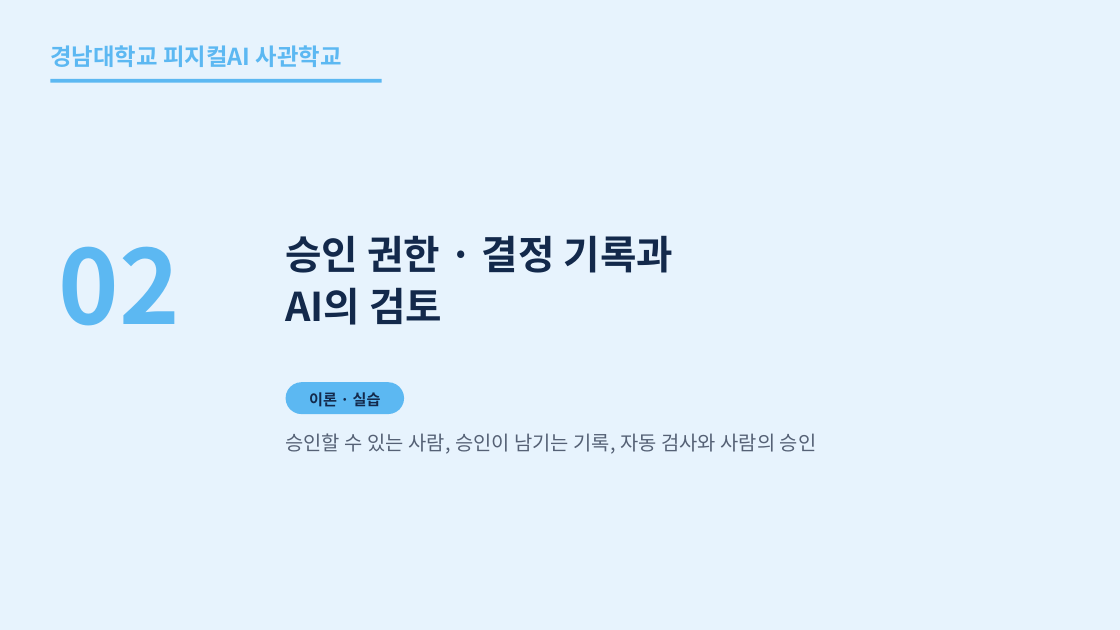
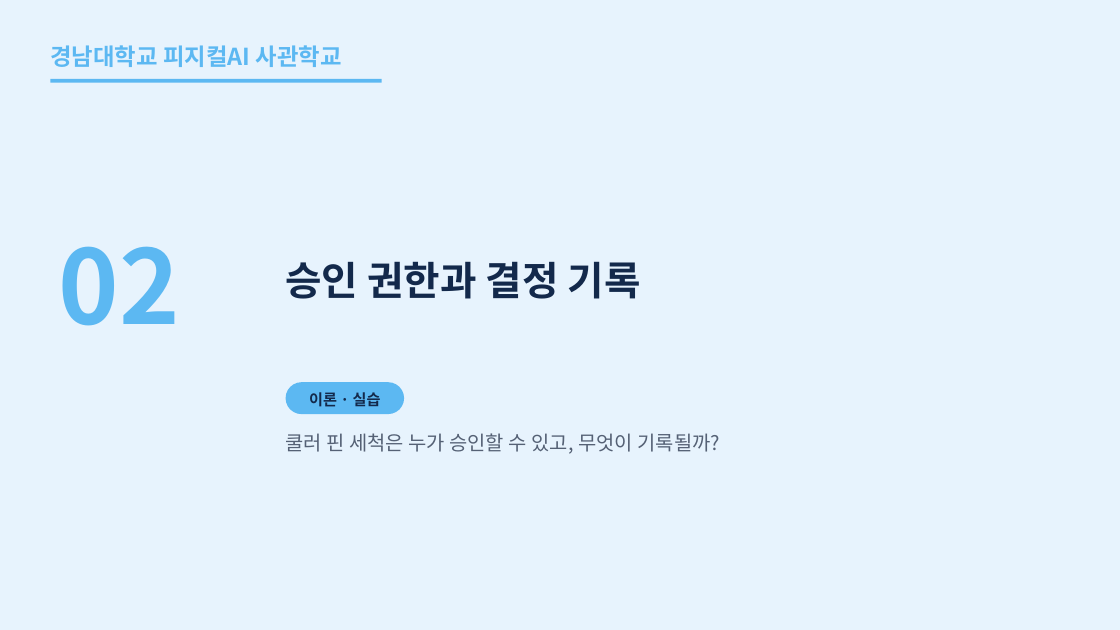
Before and after one commit to uengine-oss/hyd-iot-edu, a slide deck: slide 14 of workspace/강의제작/산출물/통합반/이론/07회차/통합반_07일차.pptx. Drawn at 1120x630 pixels with LibreOffice and Linux fonts; fonts in the diff are those of the drawing. Boxes give left, top, right and bottom in pixels: in the first picture for what was removed or moved away, otherwise in the second. Text is boxed around its words. In the diff, an @@ line names an element or a change of style, - is before the commit and + after.

Commit message:
통합반 7회차 14~19장의 권한·결정 기록·조건 재검사와 71행 본문 953초를 검증

```diff
--- a/workspace/강의제작/산출물/통합반/이론/07회차/통합반_07일차.pptx
+++ b/workspace/강의제작/산출물/통합반/이론/07회차/통합반_07일차.pptx
@@ text at [285,261,641,299]: text changed @@
-승인 권한 · 결정 기록과
-AI의 검토
+승인 권한과 결정 기록
@@ text at [285,433,720,454]: text changed @@
-승인할 수 있는 사람, 승인이 남기는 기록, 자동 검사와 사람의 승인
+쿨러 핀 세척은 누가 승인할 수 있고, 무엇이 기록될까?
```
Also in this commit, not shown: 4 other slides changed, 1 slide added, 1 slide removed, 24 other files.
